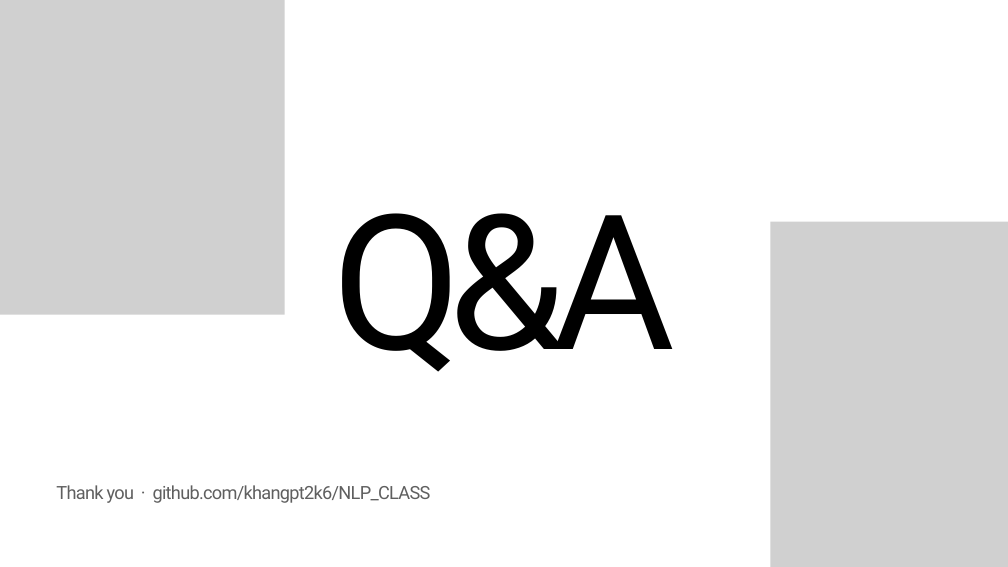
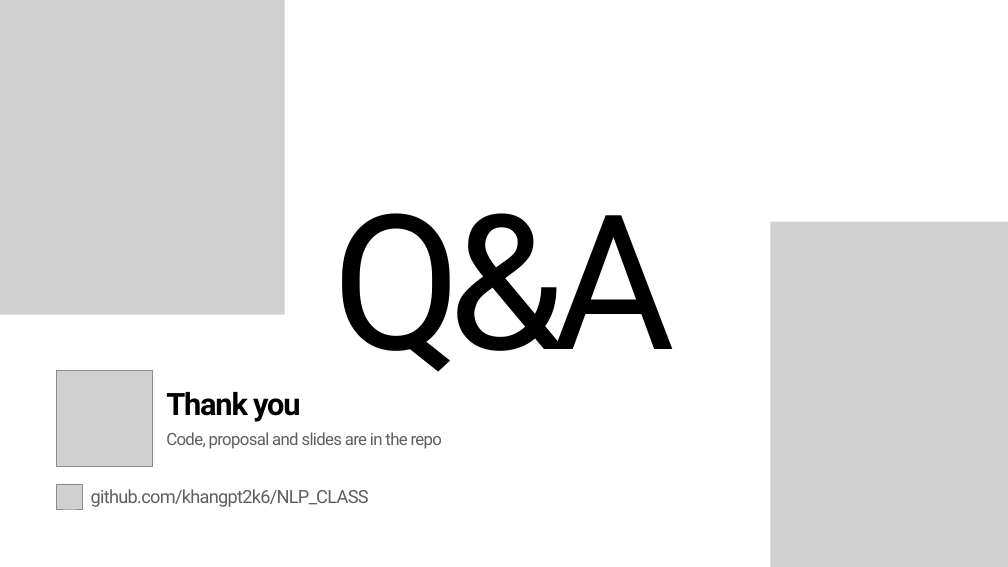
Before and after one commit to khangpt2k6/NLP_CLASS, a slide deck: slide 13 of presentation/ProjectPresentation_TKP-XGHN.pptx. Drawn at 1008x567 pixels with LibreOffice and Linux fonts; fonts in the diff are those of the drawing; grey boxes stand for pictures; background and template pictures are left out. Boxes give left, top, right and bottom in pixels: in the first picture for what was removed or moved away, otherwise in the second. Text is boxed around its words. In the diff, an @@ line names an element or a change of style, - is before the commit and + after.

Commit message:
deck: add logos (usf, meta, qwen, hf, colab etc), paper fig 1, repo qr, icon badges on toc

```diff
--- a/presentation/ProjectPresentation_TKP-XGHN.pptx
+++ b/presentation/ProjectPresentation_TKP-XGHN.pptx
@@ picture added at (x1=56, y1=370, x2=152, y2=466) @@
@@ text added at (x1=166, y1=392, x2=300, y2=422), 44 pt, text #000000, bold @@
+Thank you
@@ text added at (x1=166, y1=432, x2=442, y2=449), 24 pt, text #5F5F5F @@
+Code, proposal and slides are in the repo
@@ picture added at (x1=56, y1=484, x2=82, y2=509) @@
@@ text at (x1=91, y1=489, x2=369, y2=507): text changed @@
-Thank you · github.com/khangpt2k6/NLP_CLASS
+github.com/khangpt2k6/NLP_CLASS
@@ text "github.com/khangpt2k6/NLP_CLASS" at (x1=91, y1=489, x2=369, y2=507): vertical alignment top to middle @@
```
Also in this commit, not shown: 8 other slides changed, 18 other files.
